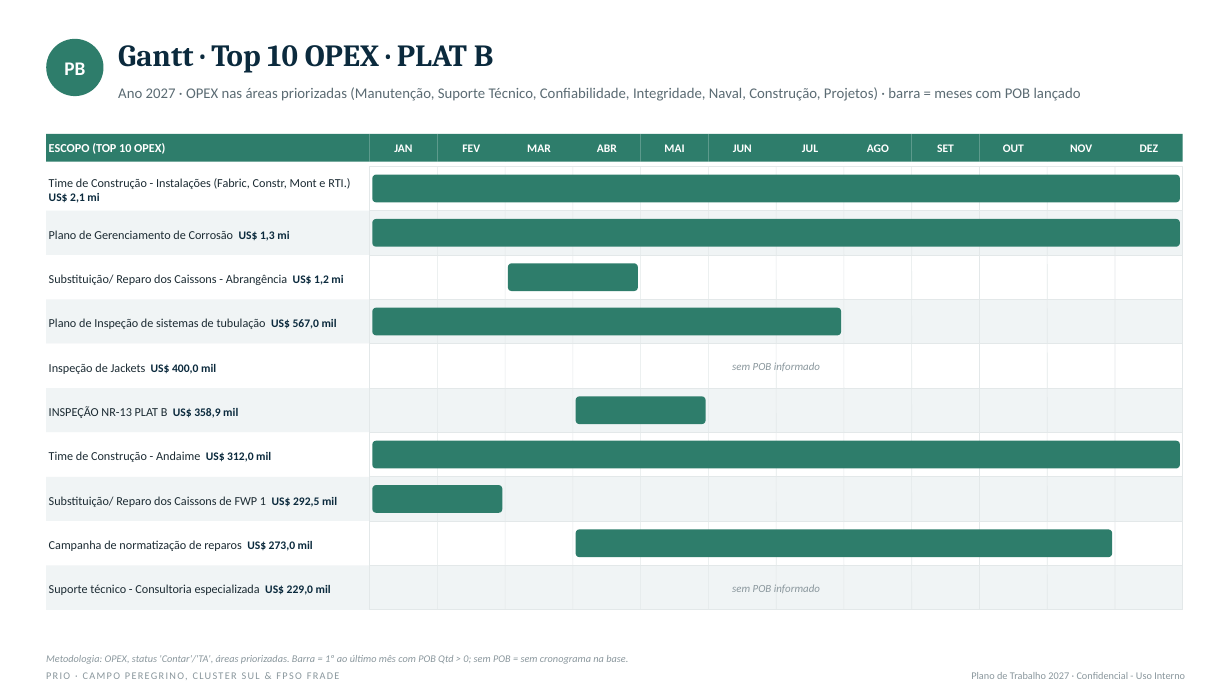
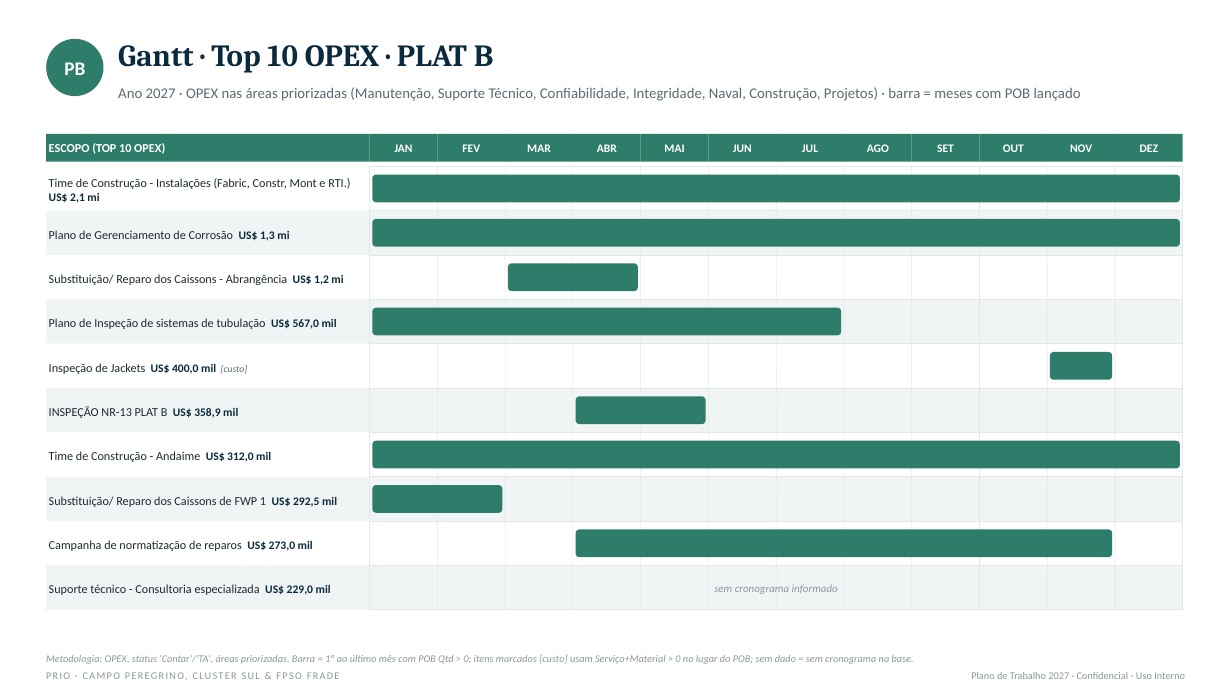
Before and after one commit to LucasRibaas/Planejamento, a slide deck: slide 4 of PRIO_Gantt_Top10_OPEX_2027.pptx. Drawn at 1232x693 pixels with LibreOffice and Linux fonts; fonts in the diff are those of the drawing. Boxes give left, top, right and bottom in pixels: in the first picture for what was removed or moved away, otherwise in the second. Text is boxed around its words. In the diff, an @@ line names an element or a change of style, - is before the commit and + after.

```diff
--- a/PRIO_Gantt_Top10_OPEX_2027.pptx
+++ b/PRIO_Gantt_Top10_OPEX_2027.pptx
@@ rounded rectangle added at (1050, 352, 1112, 380), fill #2E7D6B @@
@@ text in rectangle at (49, 363, 248, 374): text changed @@
-Inspeção de Jackets US$ 400,0 mil
+Inspeção de Jackets US$ 400,0 mil [custo]
@@ text removed at (732, 362, 820, 371) @@
-sem POB informado
@@ text at (714, 584, 838, 594): text changed @@
-sem POB informado
+sem cronograma informado
@@ text at (46, 654, 914, 664): text changed @@
-Metodologia: OPEX, status 'Contar'/'TA', áreas priorizadas. Barra = 1º ao último mês com POB Qtd > 0; sem POB = sem cronograma na base.
+Metodologia: OPEX, status 'Contar'/'TA', áreas priorizadas. Barra = 1º ao último mês com POB Qtd > 0; itens marcados [custo] usam Serviço+Material > 0 no lugar do POB; sem dado = sem cronograma na base.
```
Also in this commit, not shown: 6 other slides changed.
